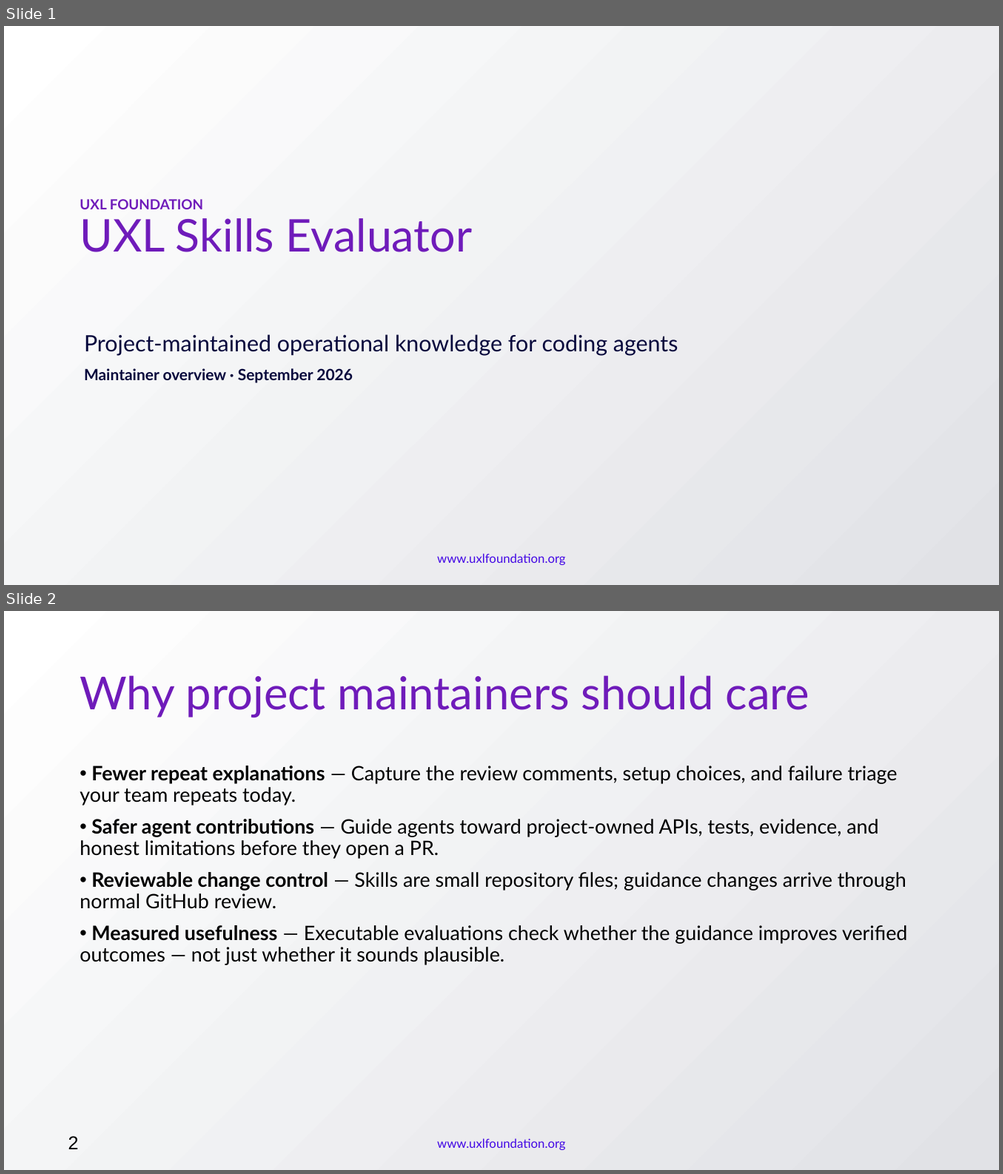
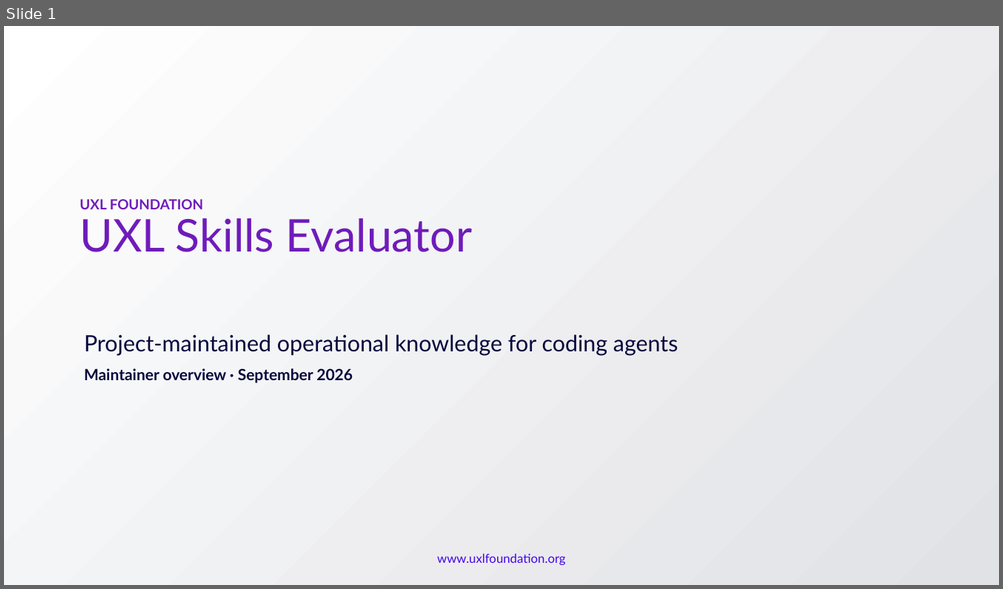
Before and after one commit to uxlfoundation/skills, a slide deck: evaluation/dashboard/public/decks/uxl-skills-maintainer-overview.pptx. Shown one above the other, each under a label of ours: slides 1 and 2 before the commit, slide 1 after it. The pictures are 1003x1174 and 1003x589 pixels, drawn with LibreOffice and Linux fonts; fonts in the diff are those of the drawing; background and template pictures are left out. Boxes give left, top, right and bottom in pixels: in the first picture for what was removed or moved away, otherwise in the second. Text is boxed around its words. In the diff, an @@ line names an element or a change of style, - is before the commit and + after.

```diff
--- a/evaluation/dashboard/public/decks/uxl-skills-maintainer-overview.pptx
+++ b/evaluation/dashboard/public/decks/uxl-skills-maintainer-overview.pptx
@@ slide 2 removed at <box>4,611,999,1170</box>, background gradient #FFFFFF to #E1E2E6; not listed: 1 template element that a slide beside it also shows @@
@@ title removed at <box>79,675,810,718</box> @@
-Why project maintainers should care
@@ text removed at <box>79,766,907,965</box> @@
-• Fewer repeat explanations — Capture the review comments, setup choices, and failure triage your team repeats today.
-• Safer agent contributions — Guide agents toward project-owned APIs, tests, evidence, and honest limitations before they open a PR.
-• Reviewable change control — Skills are small repository files; guidance changes arrive through normal GitHub review.
-• Measured usefulness — Executable evaluations check whether the guidance improves verified outcomes — not just whether it sounds plausible.
@@ text removed at <box>68,1136,79,1150</box> @@
-2
```
Also in this commit, not shown: 12 slides changed, 3 other files.
